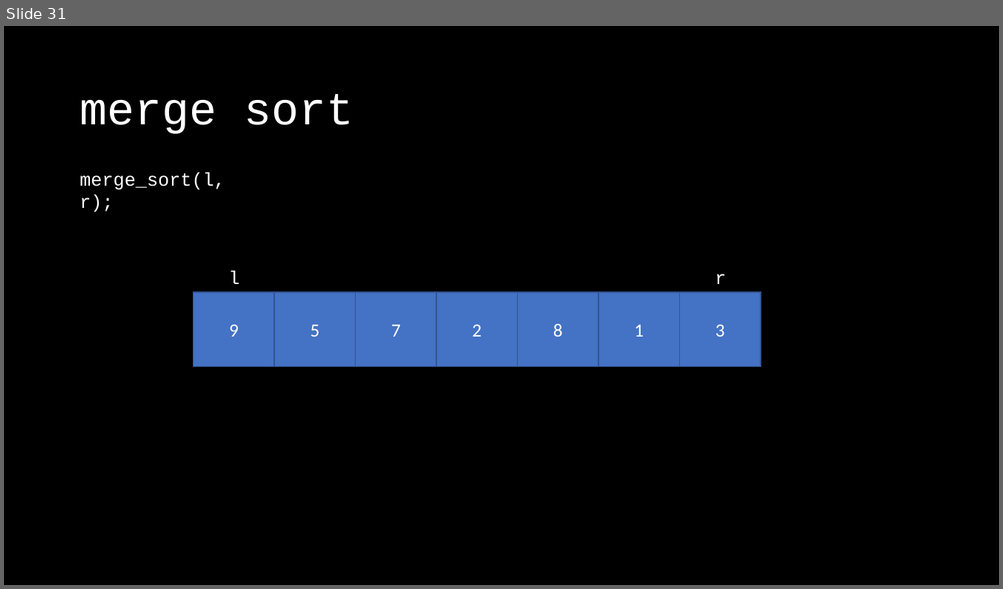
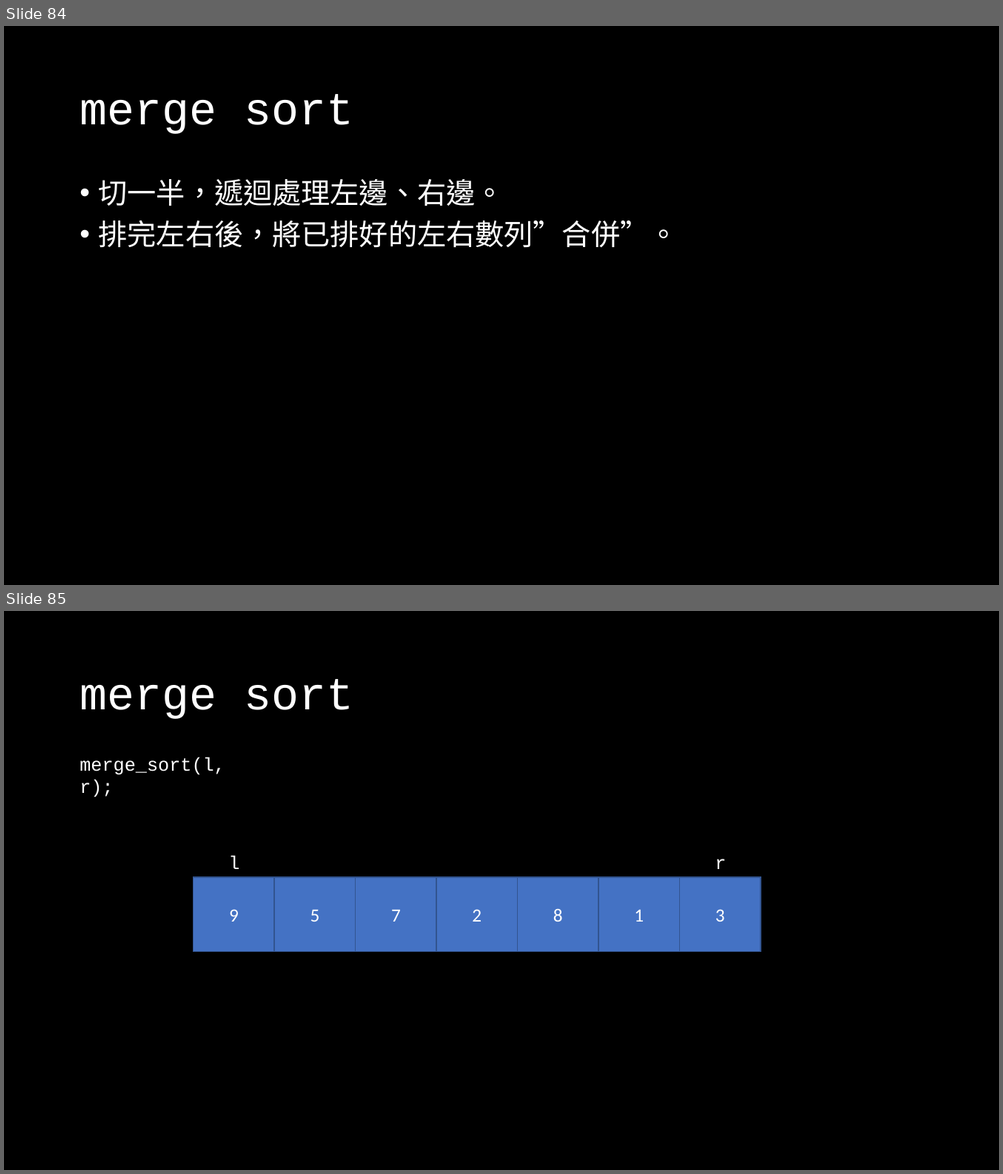
Before and after one commit to OEmiliatanO/those_c_prog_didnt_teach, a slide deck: Ch4/Ch4-algorithm.pptx. Shown one above the other, each under a label of ours: slide 31 before the commit, slides 84 and 85 after it. The pictures are 1003x589 and 1003x1174 pixels, drawn with LibreOffice and Linux fonts; fonts in the diff are those of the drawing. Boxes give left, top, right and bottom in pixels: in the first picture for what was removed or moved away, otherwise in the second. Text is boxed around its words. In the diff, an @@ line names an element or a change of style, - is before the commit and + after.

```diff
--- a/Ch4/Ch4-algorithm.pptx
+++ b/Ch4/Ch4-algorithm.pptx
@@ slide 84 added at [4,26,999,585], background #000000 @@
@@ title added at [79,94,353,134], 44 pt, text #FFFFFF @@
+merge sort
@@ text added at [99,179,678,248], 28 pt, text #FFFFFF @@
+• 切一半，遞迴處理左邊、右邊。
+• 排完左右後，將已排好的左右數列”合併”。
@@ what was slide 31 is now slide 85 @@
```
Also in this commit, not shown: 4 slides changed, 176 other slides added, 1 slide removed, 1 other file.
